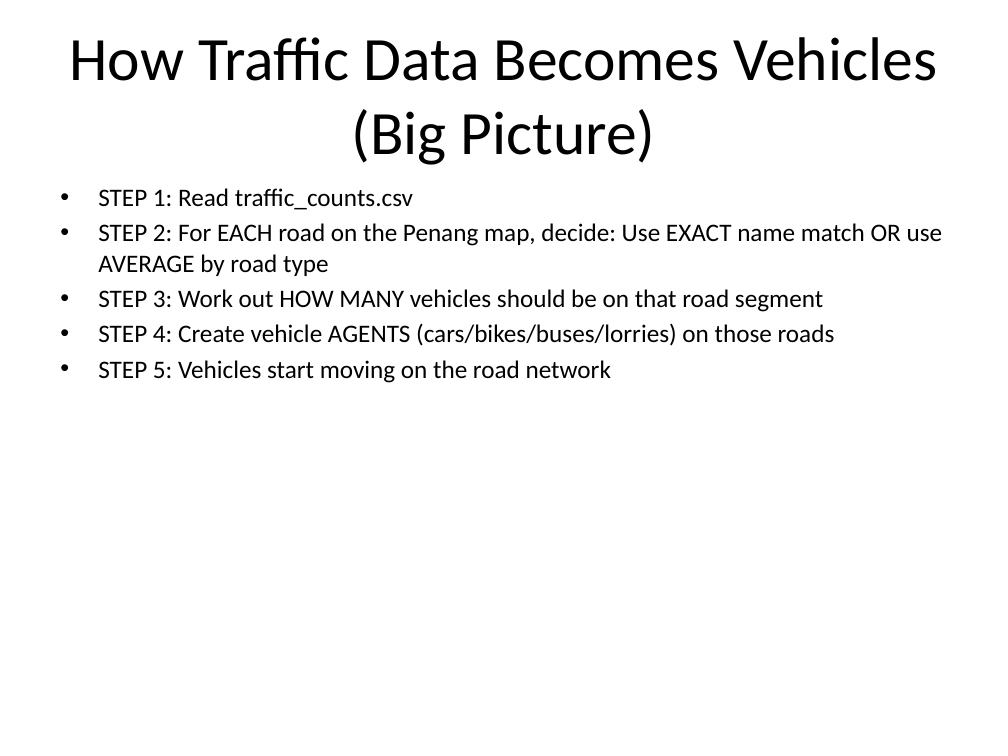
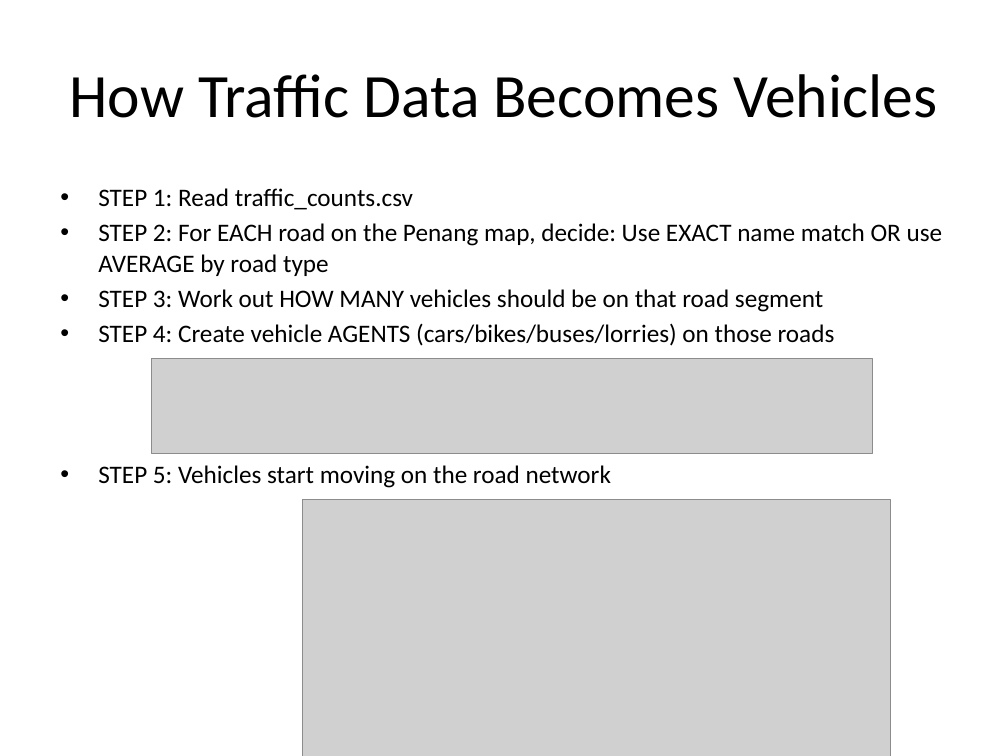
Before and after one commit to hqnghi88/PenangAir, a slide deck: slide 17 of PenangAir_Tutorial_NonProgrammer_Fixed.pptx (slide 13 before the commit). Drawn at 1008x756 pixels with LibreOffice and Linux fonts; fonts in the diff are those of the drawing; grey boxes stand for pictures. Boxes give left, top, right and bottom in pixels: in the first picture for what was removed or moved away, otherwise in the second. Text is boxed around its words. In the diff, an @@ line names an element or a change of style, - is before the commit and + after.

Commit message:
Refactor traffic and pollution models; update emission scaling and fleet size for improved simulation accuracy

```diff
--- a/PenangAir_Tutorial_NonProgrammer_Fixed.pptx
+++ b/PenangAir_Tutorial_NonProgrammer_Fixed.pptx
@@ title at box(70, 74, 937, 118): text changed @@
-How Traffic Data Becomes Vehicles (Big Picture)
+How Traffic Data Becomes Vehicles
@@ text "STEP 1: Read traffic_counts.csv" rewrapped from box(98, 188, 943, 383) to box(98, 188, 943, 488) @@
@@ picture added at box(151, 359, 872, 454) @@
@@ picture added at box(302, 500, 890, 756) @@
```
Also in this commit, not shown: 21 other slides changed, 1 slide added, 3 slides removed, 4 other files.
